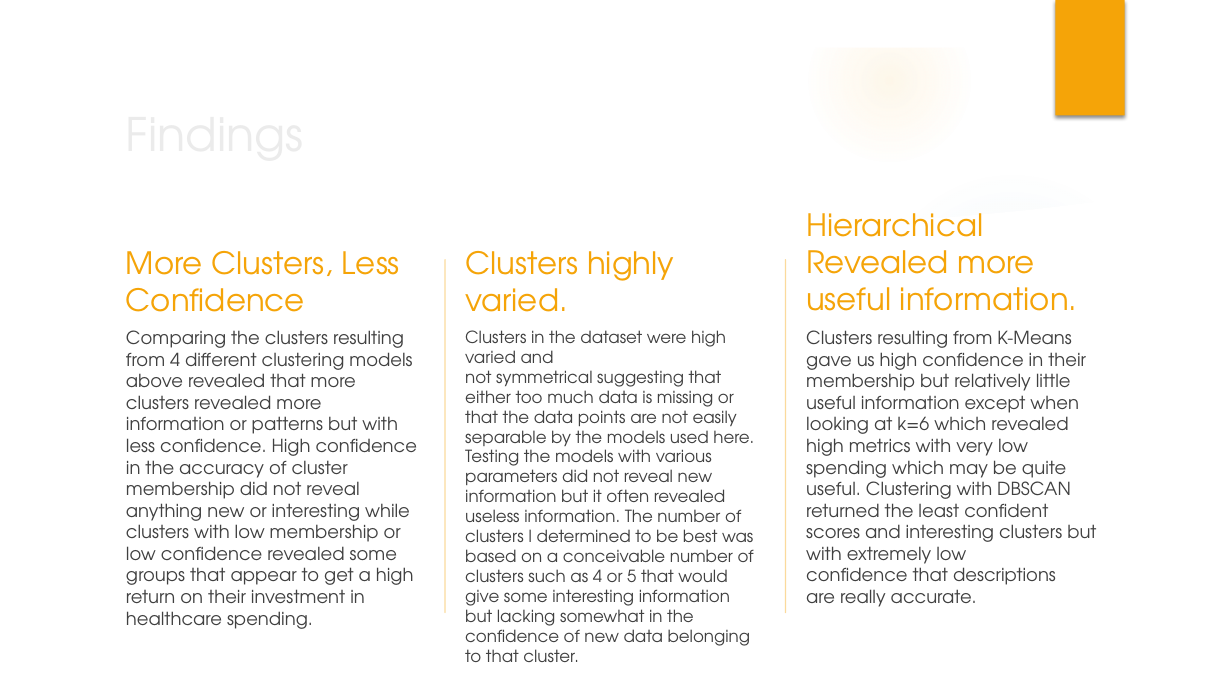
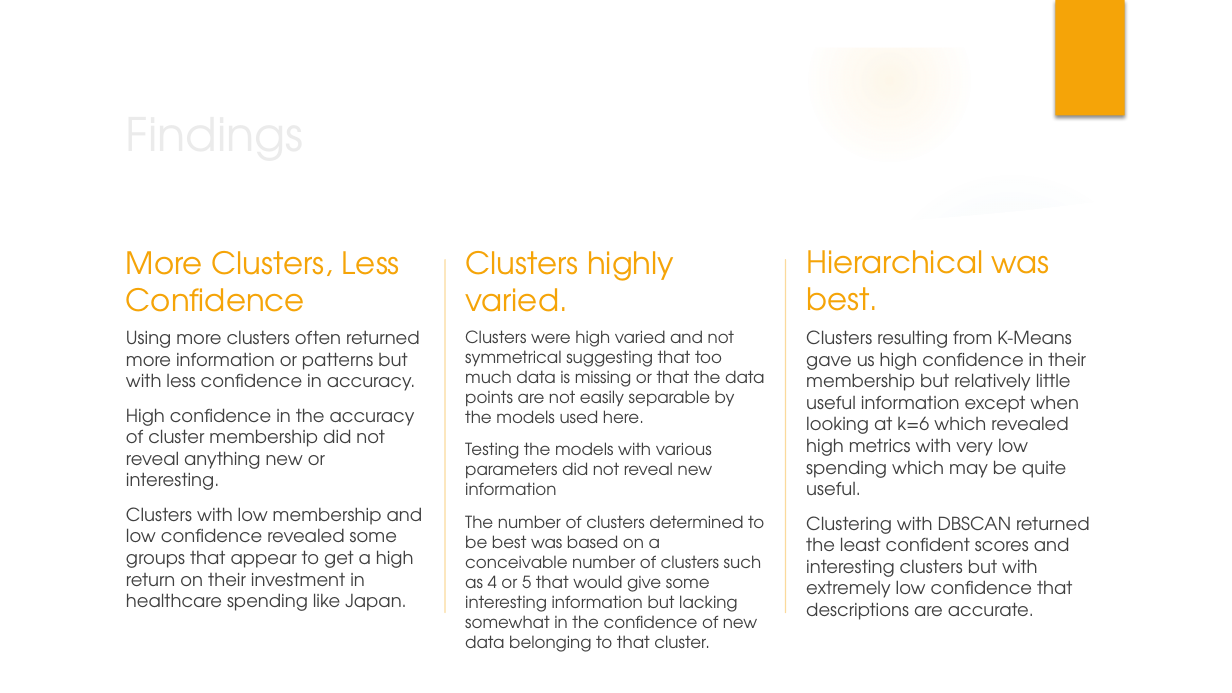
Before and after one commit to mgalaviz1/Healthcare_Spending_Cluster_Analysis, a slide deck: slide 13 of Healthcare_Data_Clustering.pptx. Drawn at 1232x693 pixels with LibreOffice and Linux fonts; fonts in the diff are those of the drawing; background and template pictures are left out. Boxes give left, top, right and bottom in pixels: in the first picture for what was removed or moved away, otherwise in the second. Text is boxed around its words. In the diff, an @@ line names an element or a change of style, - is before the commit and + after.

```diff
--- a/Healthcare_Data_Clustering.pptx
+++ b/Healthcare_Data_Clustering.pptx
@@ text at [806,250,1050,311]: text changed @@
-Hierarchical Revealed more useful information.
+Hierarchical was best.
@@ text at [126,330,423,611]: text changed @@
-Comparing the clusters resulting from 4 different clustering models above revealed that more clusters revealed more information or patterns but with less confidence. High confidence in the accuracy of cluster membership did not reveal anything new or interesting while clusters with low membership or low confidence revealed some groups that appear to get a high return on their investment in healthcare spending.
+Using more clusters often returned more information or patterns but with less confidence in accuracy.
+High confidence in the accuracy of cluster membership did not reveal anything new or interesting.
+Clusters with low membership and low confidence revealed some groups that appear to get a high return on their investment in healthcare spending like Japan.
@@ text at [465,330,764,652]: text changed @@
-Clusters in the dataset were high varied and not symmetrical suggesting that either too much data is missing or that the data points are not easily separable by the models used here. Testing the models with various parameters did not reveal new information but it often revealed useless information. The number of clusters I determined to be best was based on a conceivable number of clusters such as 4 or 5 that would give some interesting information but lacking somewhat in the confidence of new data belonging to that cluster.
+Clusters were high varied and not symmetrical suggesting that too much data is missing or that the data points are not easily separable by the models used here.
+Testing the models with various parameters did not reveal new information
+The number of clusters determined to be best was based on a conceivable number of clusters such as 4 or 5 that would give some interesting information but lacking somewhat in the confidence of new data belonging to that cluster.
@@ text at [806,330,1090,620]: text changed @@
-Clusters resulting from K-Means gave us high confidence in their membership but relatively little useful information except when looking at k=6 which revealed high metrics with very low spending which may be quite useful. Clustering with DBSCAN returned the least confident scores and interesting clusters but with extremely low confidence that descriptions are really accurate.
+Clusters resulting from K-Means gave us high confidence in their membership but relatively little useful information except when looking at k=6 which revealed high metrics with very low spending which may be quite useful.
+Clustering with DBSCAN returned the least confident scores and interesting clusters but with extremely low confidence that descriptions are accurate.
```
Also in this commit, not shown: 2 other slides changed, 1 other file.
